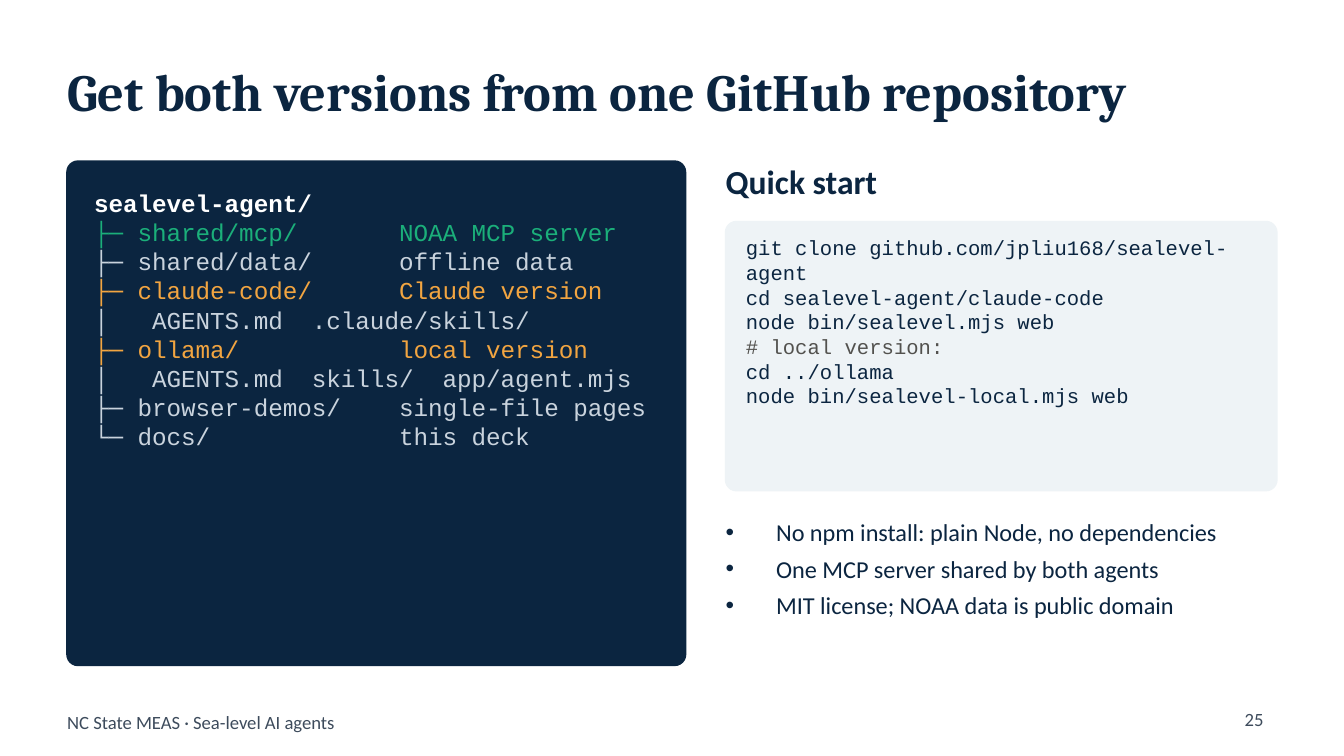
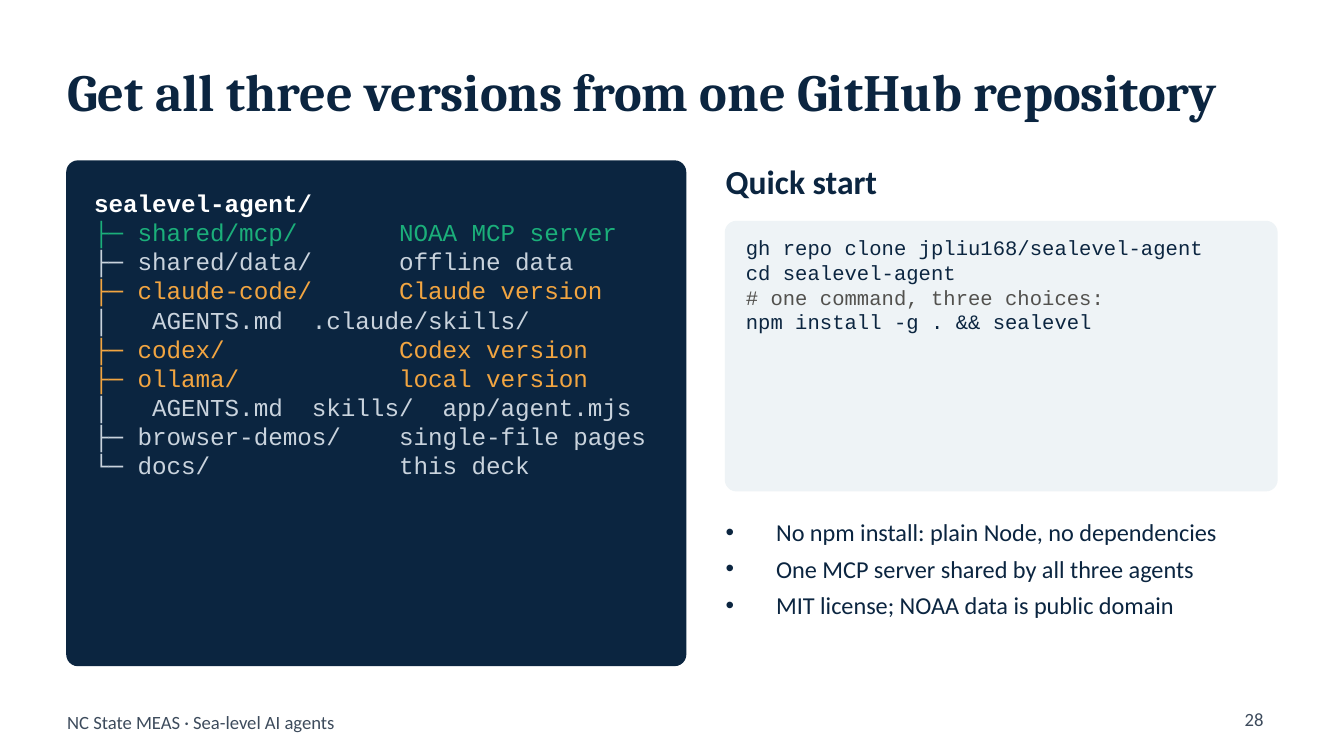
Before and after one commit to jpliu168/sealevel-agent, a slide deck: slide 28 of docs/sealevel_agents_combined.pptx (slide 25 before the commit). Drawn at 1344x756 pixels with LibreOffice and Linux fonts; fonts in the diff are those of the drawing. Boxes give left, top, right and bottom in pixels: in the first picture for what was removed or moved away, otherwise in the second. Text is boxed around its words. In the diff, an @@ line names an element or a change of style, - is before the commit and + after.

Commit message:
Add OpenAI Codex version

```diff
--- a/docs/sealevel_agents_combined.pptx
+++ b/docs/sealevel_agents_combined.pptx
@@ title at (67, 74, 1217, 123): text changed @@
-Get both versions from one GitHub repository
+Get all three versions from one GitHub repository
@@ text at (746, 241, 1203, 334): text changed @@
-git clone github.com/jpliu168/sealevel-agent
-cd sealevel-agent/claude-code
-node bin/sealevel.mjs web
-# local version:
-cd ../ollama
-node bin/sealevel-local.mjs web
+gh repo clone jpliu168/sealevel-agent
+cd sealevel-agent
+# one command, three choices:
+npm install -g . && sealevel
@@ text at (138, 340, 588, 359): paragraph added @@
+├─ codex/ Codex version
@@ text at (776, 561, 1194, 582): text changed @@
-• One MCP server shared by both agents
+• One MCP server shared by all three agents
@@ page number at (1245, 713, 1264, 726): text changed @@
-25
+28
```
Also in this commit, not shown: 3 other slides changed, 3 slides added, 22 other files.
